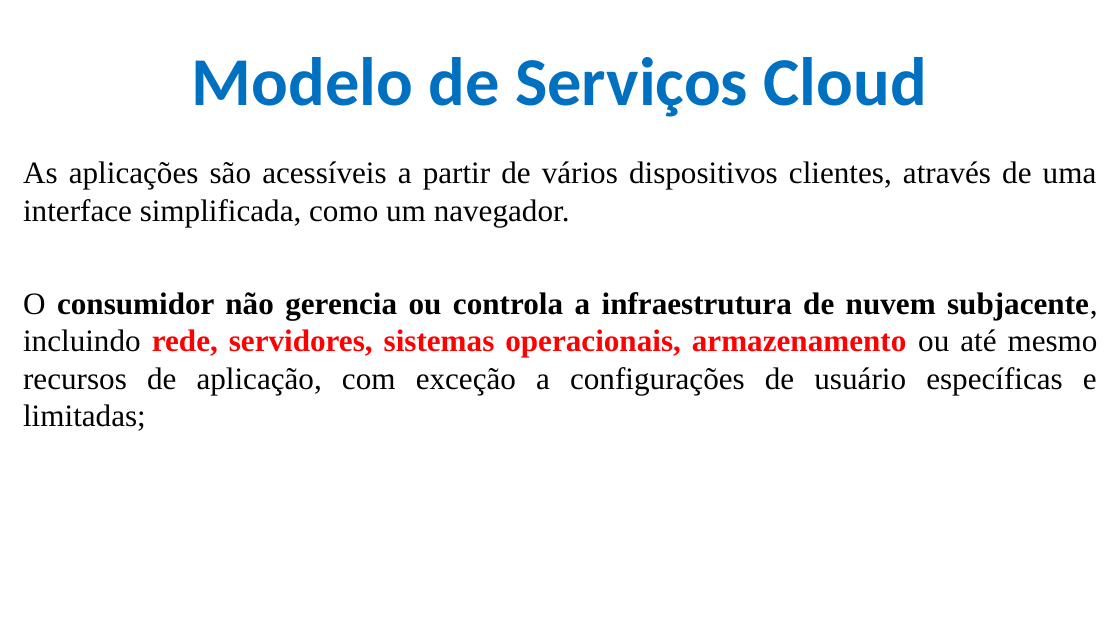
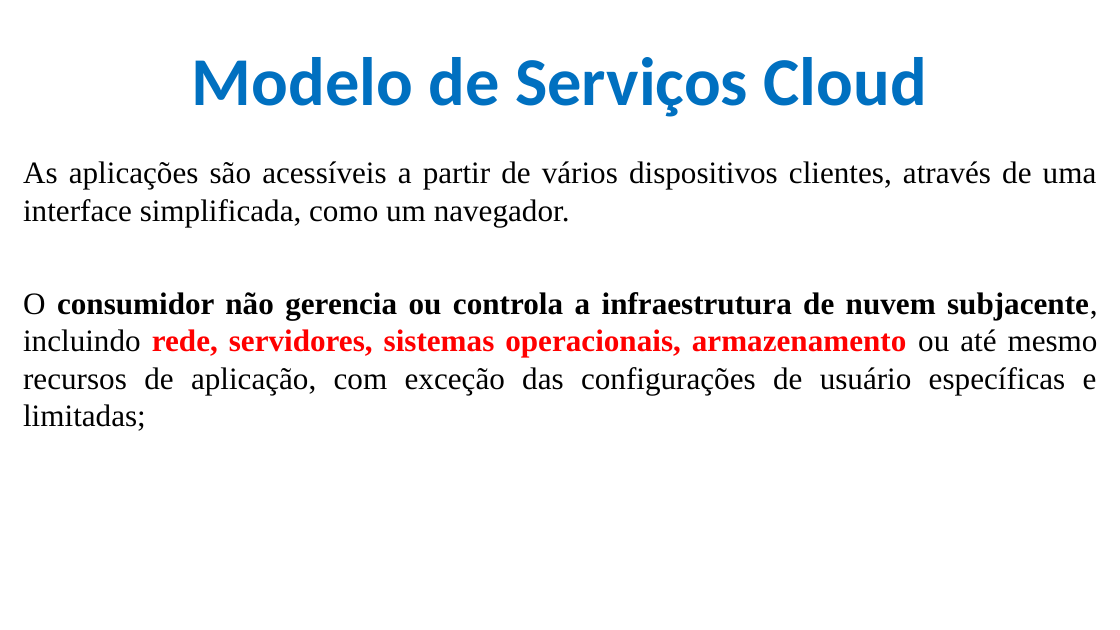
Before and after one commit to CloudEducationBrazil/WydenComputacaoNuvemWebServicesLinux, a slide deck: slide 4 of 01 Classes/Aula 05 - Computação em Nuvem e Web Services em Linux Bilhetagem.pptx. Drawn at 1120x630 pixels with LibreOffice and Linux fonts; fonts in the diff are those of the drawing; background and template pictures are left out. Boxes give left, top, right and bottom in pixels: in the first picture for what was removed or moved away, otherwise in the second. Text is boxed around its words. In the diff, an @@ line names an element or a change of style, - is before the commit and + after.

Commit message:
ppt cloud computing SLA revisado 30032023

```diff
--- a/01 Classes/Aula 05 - Computação em Nuvem e Web Services em Linux Bilhetagem.pptx
+++ b/01 Classes/Aula 05 - Computação em Nuvem e Web Services em Linux Bilhetagem.pptx
@@ text at [23,292,1098,431]: text changed @@
-O consumidor não gerencia ou controla a infraestrutura de nuvem subjacente, incluindo rede, servidores, sistemas operacionais, armazenamento ou até mesmo recursos de aplicação, com exceção a configurações de usuário específicas e limitadas;
+O consumidor não gerencia ou controla a infraestrutura de nuvem subjacente, incluindo rede, servidores, sistemas operacionais, armazenamento ou até mesmo recursos de aplicação, com exceção das configurações de usuário específicas e limitadas;
```
Also in this commit, not shown: 2 other slides changed.
